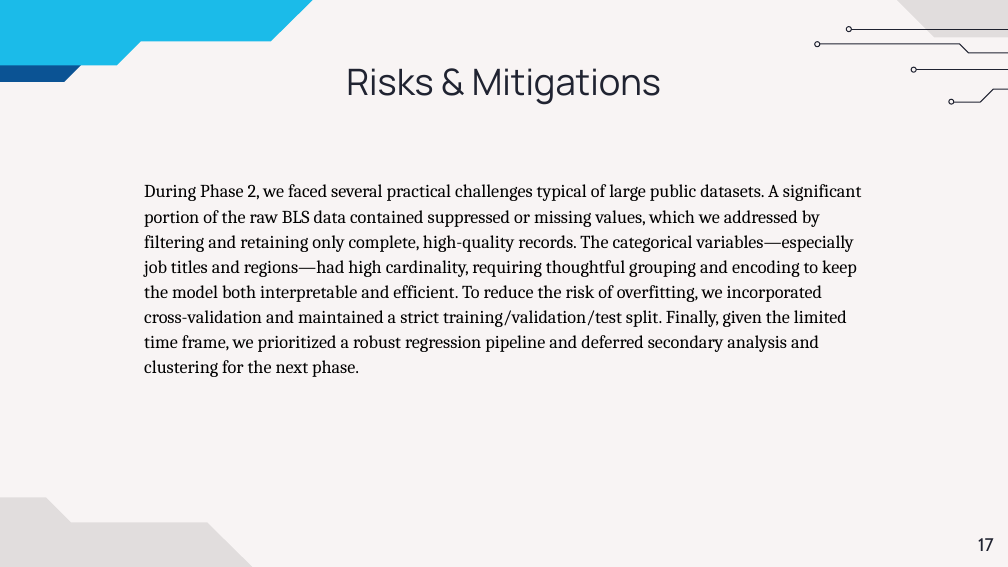
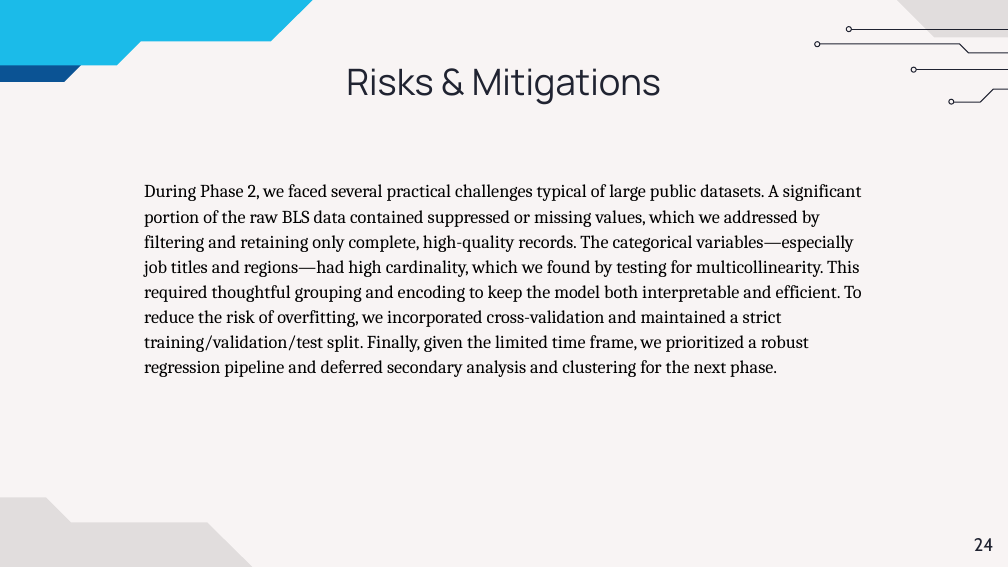
Before and after one commit to DATA606-Capstone-Project/devpay-insights, a slide deck: slide 24 of docs & PPTs/DS606_TeamA_Roman Rosario_Shah_Vakili_SalaryPred_P2.pptx (slide 17 before the commit). Drawn at 1008x567 pixels with LibreOffice and Linux fonts; fonts in the diff are those of the drawing. Boxes give left, top, right and bottom in pixels: in the first picture for what was removed or moved away, otherwise in the second. Text is boxed around its words. In the diff, an @@ line names an element or a change of style, - is before the commit and + after.

```diff
--- a/docs & PPTs/DS606_TeamA_Roman Rosario_Shah_Vakili_SalaryPred_P2.pptx
+++ b/docs & PPTs/DS606_TeamA_Roman Rosario_Shah_Vakili_SalaryPred_P2.pptx
@@ text at <box>144,184,862,377</box>: text changed @@
-During Phase 2, we faced several practical challenges typical of large public datasets. A significant portion of the raw BLS data contained suppressed or missing values, which we addressed by filtering and retaining only complete, high-quality records. The categorical variables—especially job titles and regions—had high cardinality, requiring thoughtful grouping and encoding to keep the model both interpretable and efficient. To reduce the risk of overfitting, we incorporated cross-validation and maintained a strict training/validation/test split. Finally, given the limited time frame, we prioritized a robust regression pipeline and deferred secondary analysis and clustering for the next phase.
+During Phase 2, we faced several practical challenges typical of large public datasets. A significant portion of the raw BLS data contained suppressed or missing values, which we addressed by filtering and retaining only complete, high-quality records. The categorical variables—especially job titles and regions—had high cardinality, which we found by testing for multicollinearity. This required thoughtful grouping and encoding to keep the model both interpretable and efficient. To reduce the risk of overfitting, we incorporated cross-validation and maintained a strict training/validation/test split. Finally, given the limited time frame, we prioritized a robust regression pipeline and deferred secondary analysis and clustering for the next phase.
@@ page number at <box>974,538,994,551</box>: text changed @@
-17
+24
```
Also in this commit, not shown: 11 other slides changed, 7 slides added, 1 other file.
